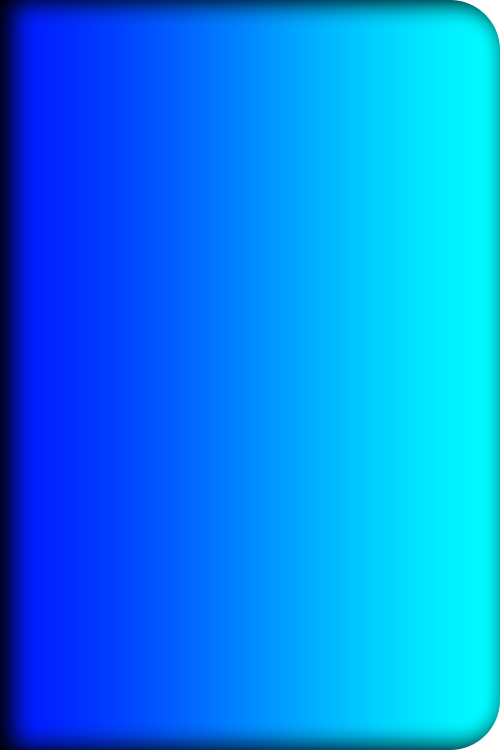
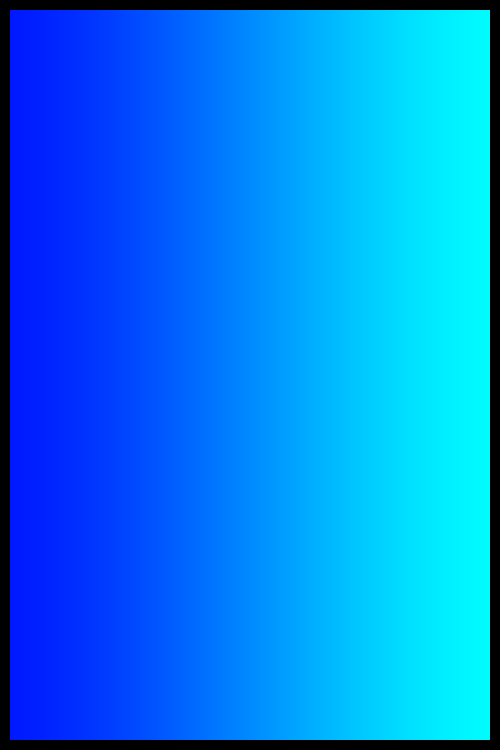
Comparing the layer stacks of the two w=500, h=750 images. Changes:
painted on "Avrundad rektangel 1" over box(451, 0, 500, 750)
